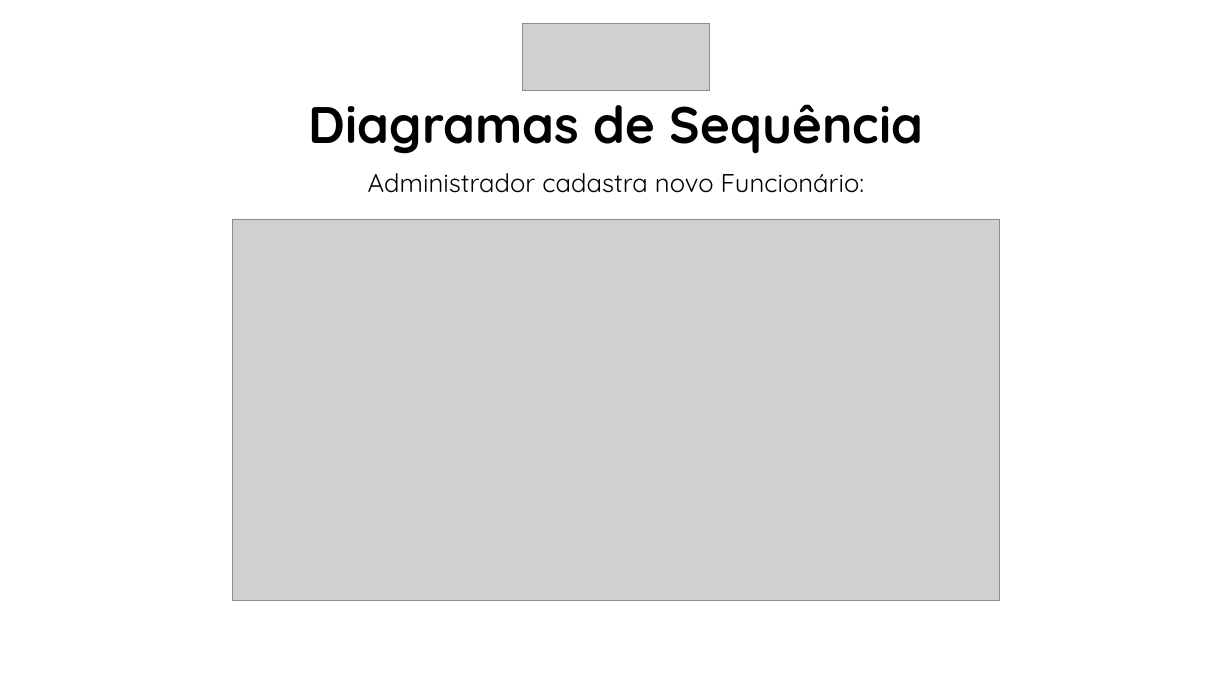
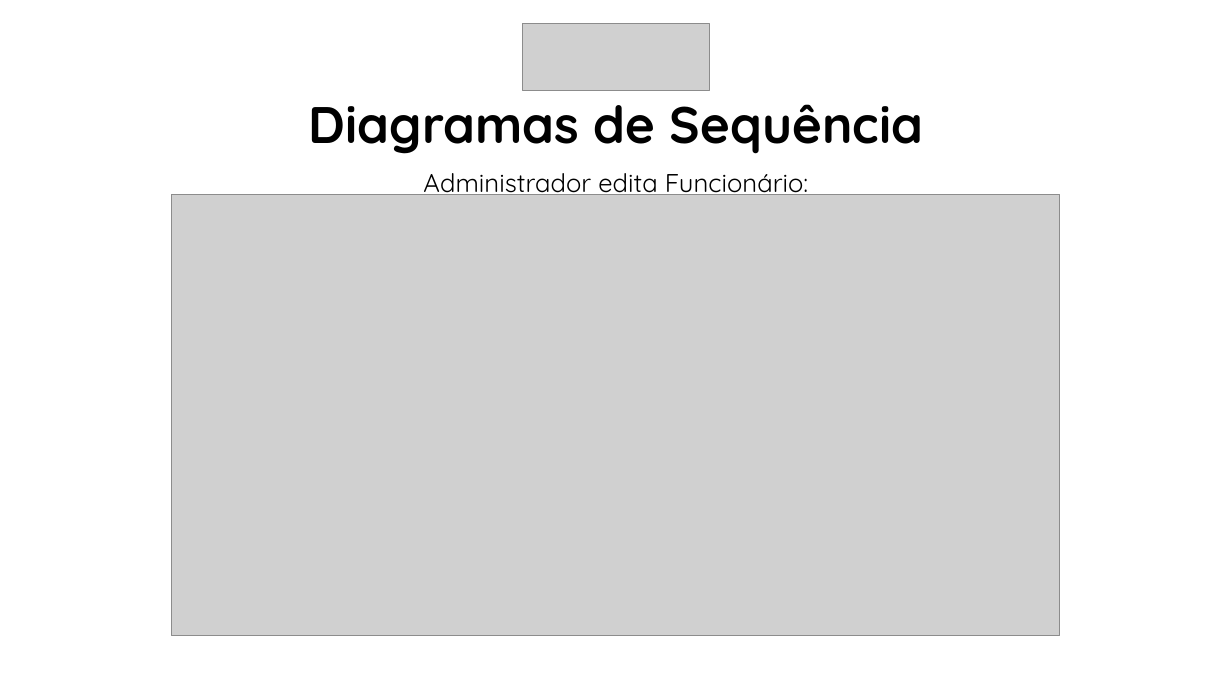
Before and after one commit to HedroPedro/TCC-HealthPlusPLus, a slide deck: slide 11 of Trabalho Escrito & Banco de Dados/Trabalho de Conclusão de Curso - Health++.pptx. Drawn at 1232x693 pixels with LibreOffice and Linux fonts; fonts in the diff are those of the drawing; grey boxes stand for pictures; background and template pictures are left out. Boxes give left, top, right and bottom in pixels: in the first picture for what was removed or moved away, otherwise in the second. Text is boxed around its words. In the diff, an @@ line names an element or a change of style, - is before the commit and + after.

```diff
--- a/Trabalho Escrito & Banco de Dados/Trabalho de Conclusão de Curso - Health++.pptx
+++ b/Trabalho Escrito & Banco de Dados/Trabalho de Conclusão de Curso - Health++.pptx
@@ text at (423,173,808,200): text changed @@
-Administrador cadastra novo Funcionário:
+Administrador edita Funcionário:
@@ picture: place and size @@
-picture at (232,219,1000,601)
+picture at (171,194,1060,636)
```
Also in this commit, not shown: 9 other slides changed, 1 other file.
